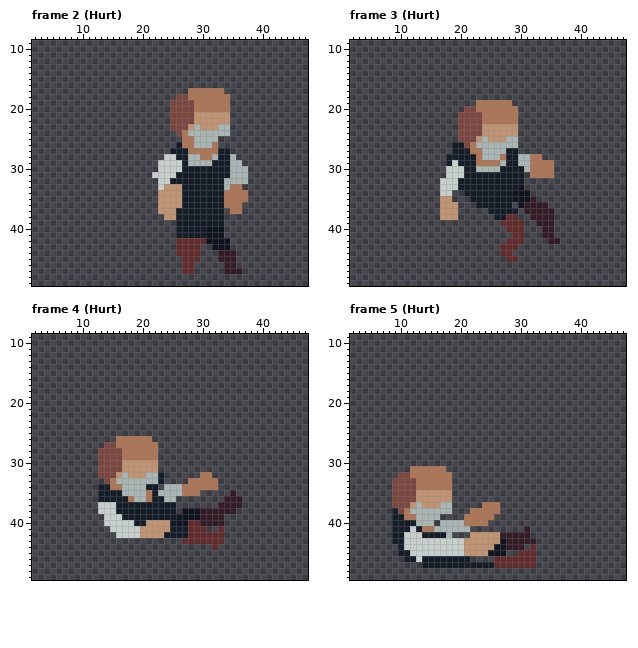
Pixel-art file: MagaraJam5/Assets/Sprites/Npc/Blacksmith/Blacksmith.aseprite. Above is the file before it was changed.
64x64 pixels, 35 frames. Shown: frame 2 (Hurt): x 2..47, y 9..49; frame 3 (Hurt): x 2..47, y 9..49; frame 4 (Hurt): x 2..47, y 9..49; frame 5 (Hurt): x 2..47, y 9..49. The commit also changed other frames, which this record leaves out.
Now the later version:
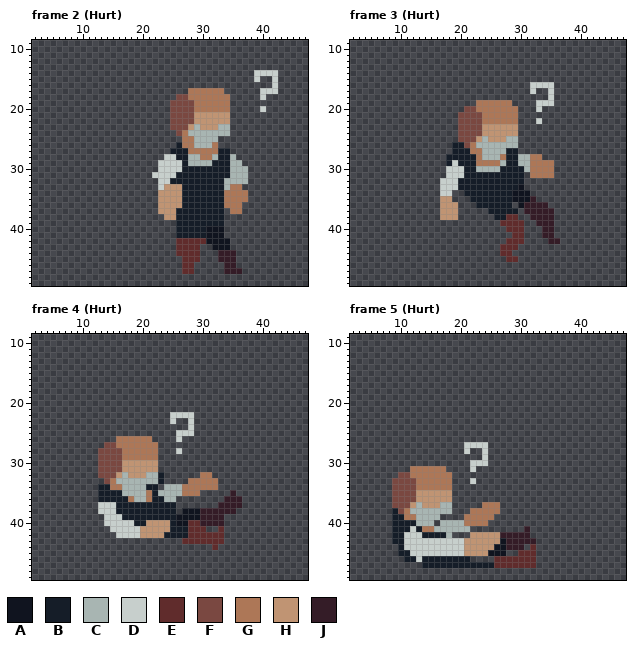
Palette (. is transparent): A #10141f  B #151d28  C #a8b5b2  D #c7cfcc  E #602c2c  F #7a4841  G #ad7757  H #c09473  J #341c27
From old to new:
{"change": "layer \"Layer 10\" now shown"}
{"where": "frame 2 (Hurt), layer \"Layer 10\""}
{"frame":2,"y":14,"x":39,"old":"....","new":"DDDD"}
{"frame":2,"y":15,"x":39,"old":".","new":"D"}
{"frame":2,"y":15,"x":42,"old":".","new":"D"}
{"frame":2,"y":16,"x":42,"old":".","new":"D"}
{"frame":2,"y":17,"x":40,"old":"...","new":"DDD"}
{"frame":2,"y":18,"x":40,"old":".","new":"D"}
{"frame":2,"y":20,"x":40,"old":".","new":"D"}
{"where": "frame 3 (Hurt), layer \"Layer 10\""}
{"frame":3,"y":16,"x":32,"old":"....","new":"DDDD"}
{"frame":3,"y":17,"x":32,"old":".","new":"D"}
{"frame":3,"y":17,"x":35,"old":".","new":"D"}
{"frame":3,"y":18,"x":35,"old":".","new":"D"}
{"frame":3,"y":19,"x":33,"old":"...","new":"DDD"}
{"frame":3,"y":20,"x":33,"old":".","new":"D"}
{"frame":3,"y":22,"x":33,"old":".","new":"D"}
{"where": "frame 4 (Hurt), layer \"Layer 10\""}
{"frame":4,"y":22,"x":25,"old":"....","new":"DDDD"}
{"frame":4,"y":23,"x":25,"old":".","new":"D"}
{"frame":4,"y":23,"x":28,"old":".","new":"D"}
{"frame":4,"y":24,"x":28,"old":".","new":"D"}
{"frame":4,"y":25,"x":26,"old":"...","new":"DDD"}
{"frame":4,"y":26,"x":26,"old":".","new":"D"}
{"frame":4,"y":28,"x":26,"old":".","new":"D"}
{"where": "frame 5 (Hurt), layer \"Layer 10\""}
{"frame":5,"y":27,"x":21,"old":"....","new":"DDDD"}
{"frame":5,"y":28,"x":21,"old":".","new":"D"}
{"frame":5,"y":28,"x":24,"old":".","new":"D"}
{"frame":5,"y":29,"x":24,"old":".","new":"D"}
{"frame":5,"y":30,"x":22,"old":"...","new":"DDD"}
{"frame":5,"y":31,"x":22,"old":".","new":"D"}
{"frame":5,"y":33,"x":22,"old":".","new":"D"}
